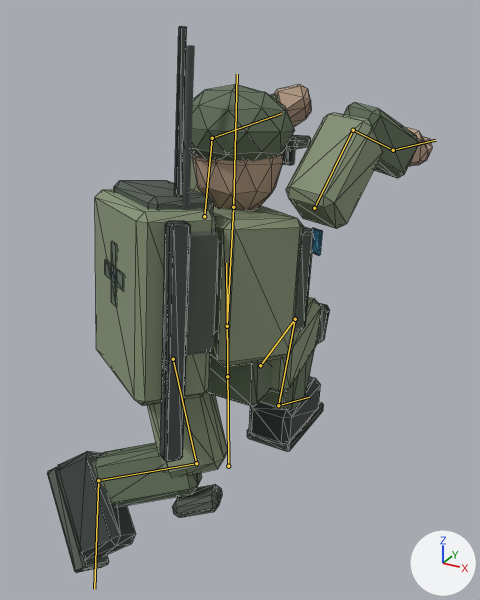
The glTF model public/models/soldier.glb as it was, and as the next commit left it.
Rendered twice from a 50 mm lens placed at (1.03, -1.8, 1.59), pointed at (0.02, 0.037, 0.672). Every picture has the same lights, and +X, +Y and +Z are marked at lower right. The picture after the commit comes second. Both versions are drawn at frame 1 of the action 'crouch'; the numbers are the values there. The bones that change, and the others that lie on the model, are drawn over the model as lines. Mesh edges are drawn as thin lines on the coarser meshes.

In view in the first picture: 'GC_Soldier_Body', 'Gear_COMMAND', 'Gear_ENGINEER', 'Gear_LOGISTICS', 'Gear_MORTAR', 'Gear_SCOUT' and 2 more.
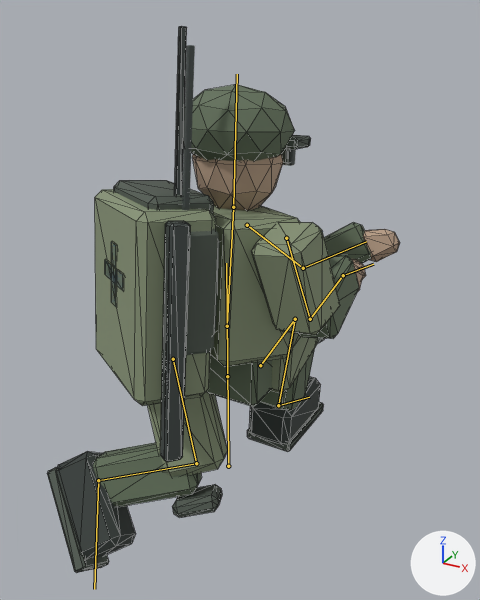
What differs and where, as boxes [x1, y1, x2, y2] in the pictures (480 x 600 px):
'GC_Soldier_Body', posed (9% narrower): before [47, 84, 433, 573]; after [47, 84, 400, 573]
bone 'upper_arm.R', root to tip: before (314, 208) to (353, 130); after (286, 238) to (310, 319)
bone 'forearm.R', root to tip: before (353, 130) to (393, 150); after (310, 319) to (343, 275)
bone 'upper_arm.L', root to tip: before (204, 216) to (212, 138); after (247, 225) to (303, 268)

The change in detail:
Bone 'upper_arm.R' (bone_upper_arm_r) moves from (0.073, -0.02, 0.171) to (0.023, 0.044, 0.03).
Bone 'upper_arm.R' (bone_upper_arm_r) turns from (-46, -19, 93) to (-17, 38, -99) degrees about its own x, y and z.
Bone 'forearm.R' (bone_forearm_r) turns from (-72, 0, -8) to (-93, -6, -15) degrees about its own x, y and z.
Bone 'upper_arm.L' (bone_upper_arm_l) moves from (0.023, 0.044, 0.03) to (0.073, -0.02, 0.171).
Bone 'upper_arm.L' (bone_upper_arm_l) turns from (-17, 38, -99) to (-46, -19, 93) degrees about its own x, y and z.
